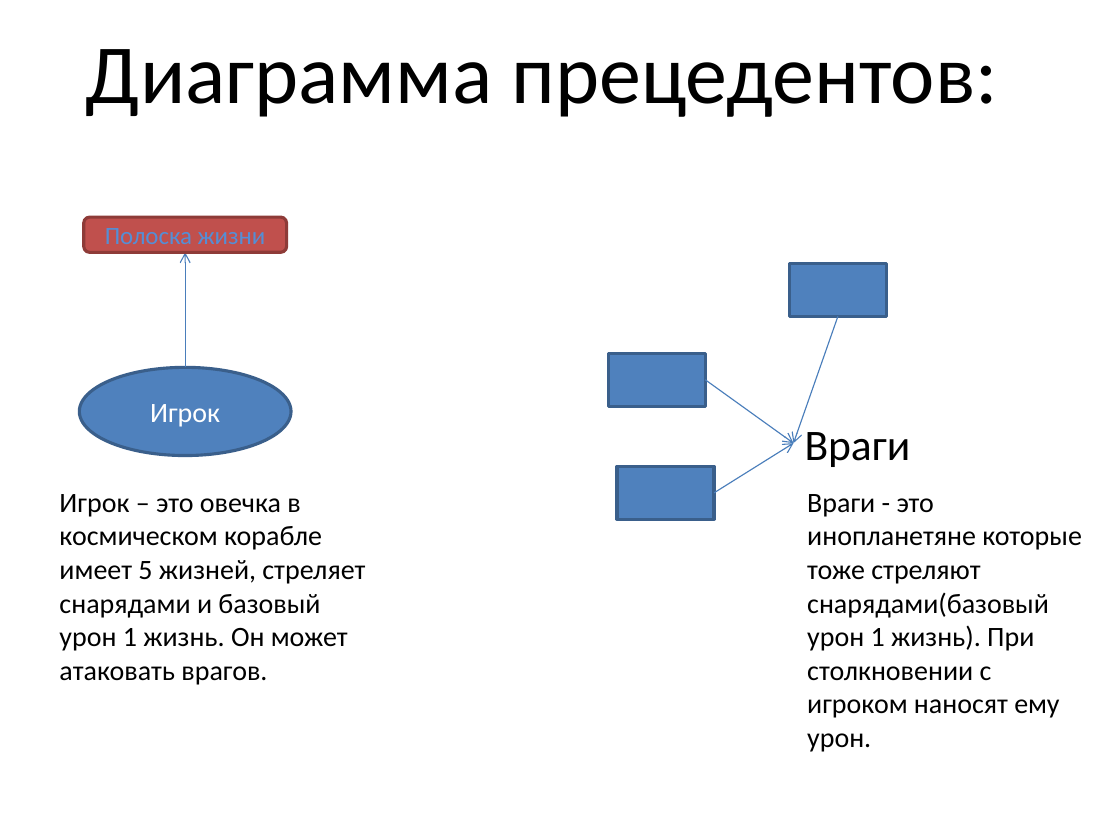
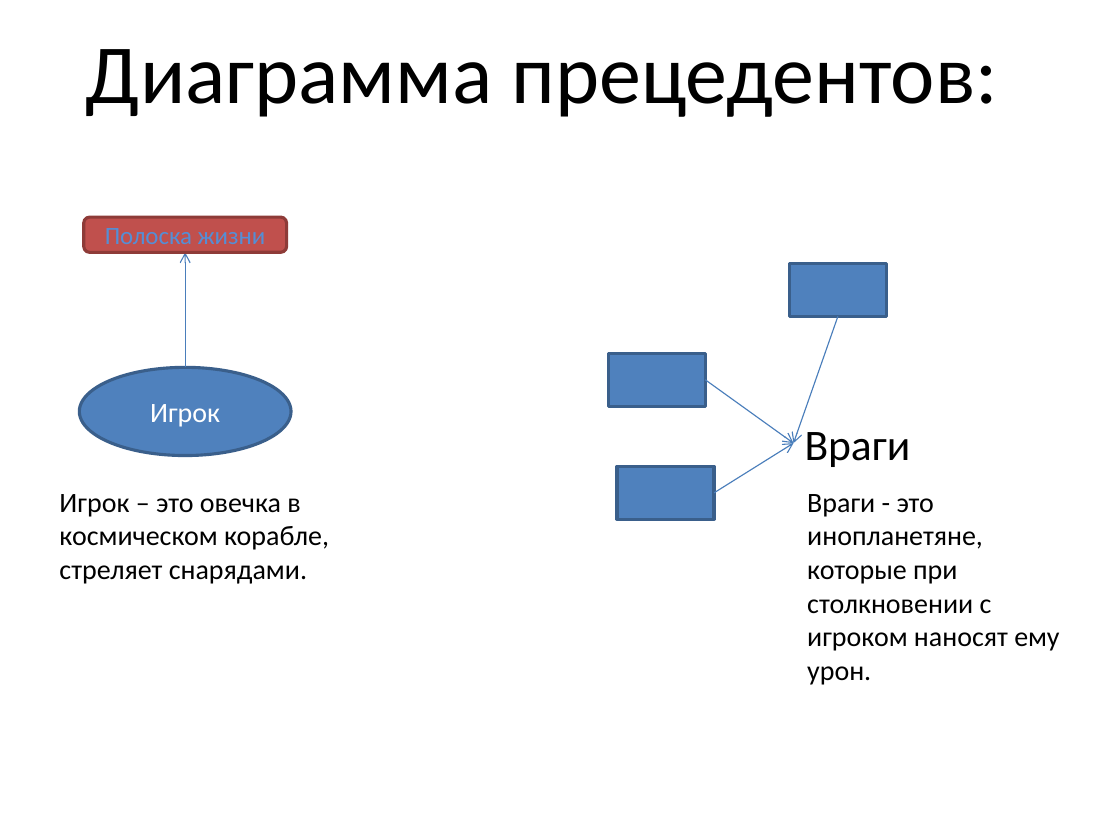
Before and after one commit to megamaxik/SpaceSheep-war, a slide deck: slide 3 of SpaceSheep-war.pptx. Drawn at 1120x840 pixels with LibreOffice and Linux fonts; fonts in the diff are those of the drawing. Boxes give left, top, right and bottom in pixels: in the first picture for what was removed or moved away, otherwise in the second. Text is boxed around its words. In the diff, an @@ line names an element or a change of style, - is before the commit and + after.

```diff
--- a/SpaceSheep-war.pptx
+++ b/SpaceSheep-war.pptx
@@ text at <box>59,494,329,584</box>: text changed @@
-Игрок – это овечка в космическом корабле имеет 5 жизней, стреляет снарядами и базовый урон 1 жизнь. Он может атаковать врагов.
+Игрок – это овечка в космическом корабле, стреляет снарядами.
@@ text at <box>807,494,1059,685</box>: text changed @@
-Враги - это инопланетяне которые тоже стреляют снарядами(базовый урон 1 жизнь). При столкновении с игроком наносят ему урон.
+Враги - это инопланетяне, которые при столкновении с игроком наносят ему урон.
```
Also in this commit, not shown: 2 other slides changed, 1 slide added, 1 slide removed, 6 other files.
